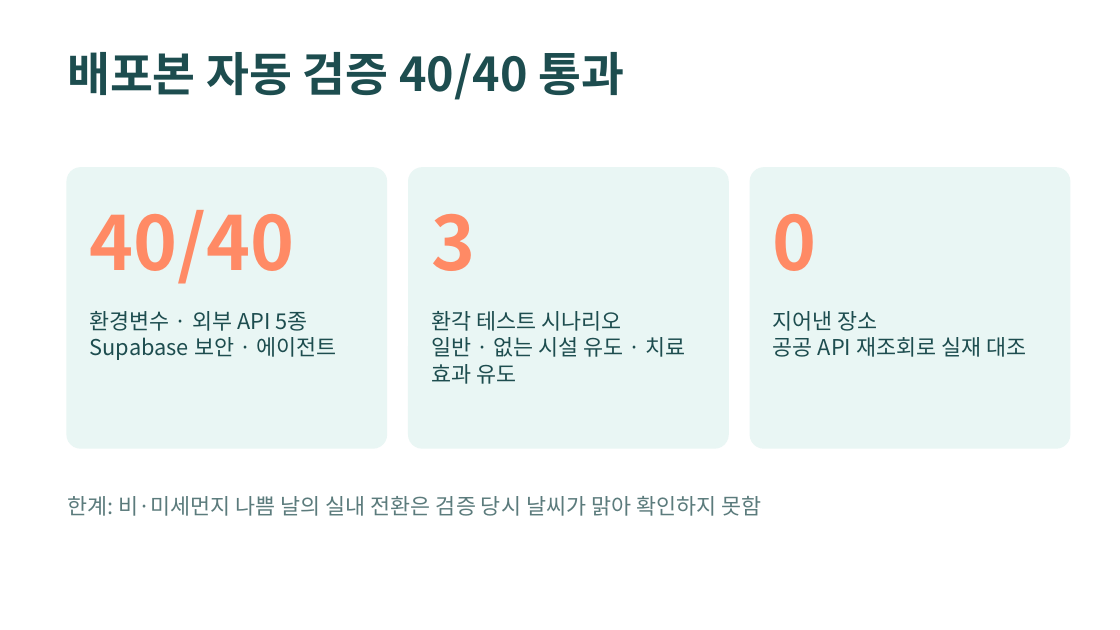
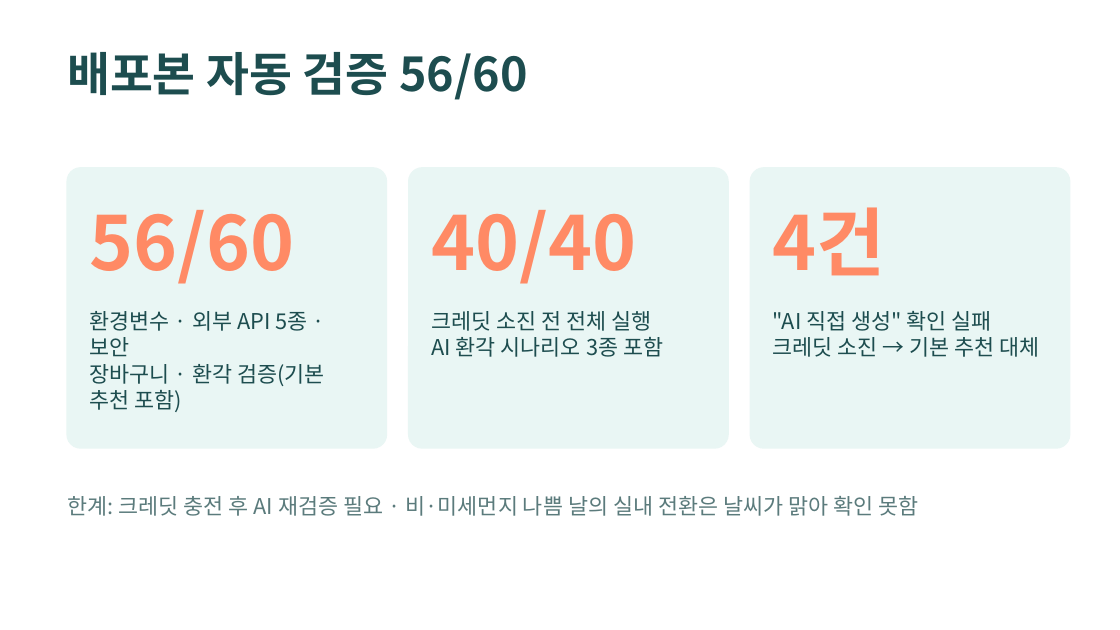
Before and after one commit to jeongeunlee0/jeju-wellness-concierge, a slide deck: slide 8 of docs/JEJU_WELLNESS_CONCIERGE.pptx (slide 7 before the commit). Drawn at 1120x630 pixels with LibreOffice and Linux fonts; fonts in the diff are those of the drawing. Boxes give left, top, right and bottom in pixels: in the first picture for what was removed or moved away, otherwise in the second. Text is boxed around its words. In the diff, an @@ line names an element or a change of style, - is before the commit and + after.

```diff
--- a/docs/JEJU_WELLNESS_CONCIERGE.pptx
+++ b/docs/JEJU_WELLNESS_CONCIERGE.pptx
@@ text at box(67, 52, 527, 100): text changed @@
-배포본 자동 검증 40/40 통과
+배포본 자동 검증 56/60
@@ text at box(773, 207, 886, 276): text changed @@
-0
+4건
@@ text at box(90, 210, 295, 284): text changed @@
-40/40
+56/60
@@ text at box(431, 210, 636, 284): text changed @@
-3
+40/40
@@ text at box(90, 311, 325, 412): text changed @@
-환경변수 · 외부 API 5종
-Supabase 보안 · 에이전트
+환경변수 · 외부 API 5종 · 보안
+장바구니 · 환각 검증(기본 추천 포함)
@@ text at box(431, 311, 663, 357): text changed @@
-환각 테스트 시나리오
-일반 · 없는 시설 유도 · 치료 효과 유도
+크레딧 소진 전 전체 실행
+AI 환각 시나리오 3종 포함
@@ text at box(773, 311, 1040, 357): text changed @@
-지어낸 장소
-공공 API 재조회로 실재 대조
+"AI 직접 생성" 확인 실패
+크레딧 소진 → 기본 추천 대체
@@ text at box(67, 496, 918, 516): text changed @@
-한계: 비·미세먼지 나쁨 날의 실내 전환은 검증 당시 날씨가 맑아 확인하지 못함
+한계: 크레딧 충전 후 AI 재검증 필요 · 비·미세먼지 나쁨 날의 실내 전환은 날씨가 맑아 확인 못함
```
Also in this commit, not shown: 3 other slides changed, 1 slide added, 10 other files.
